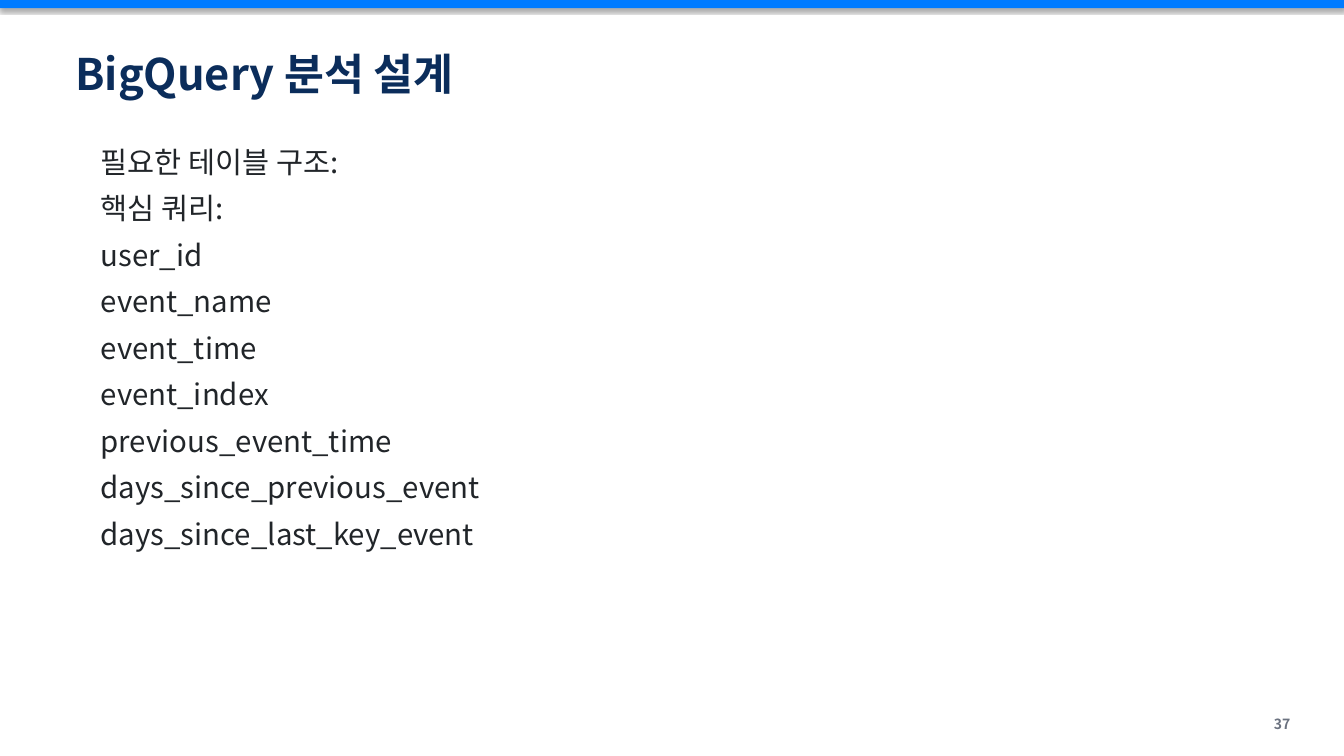
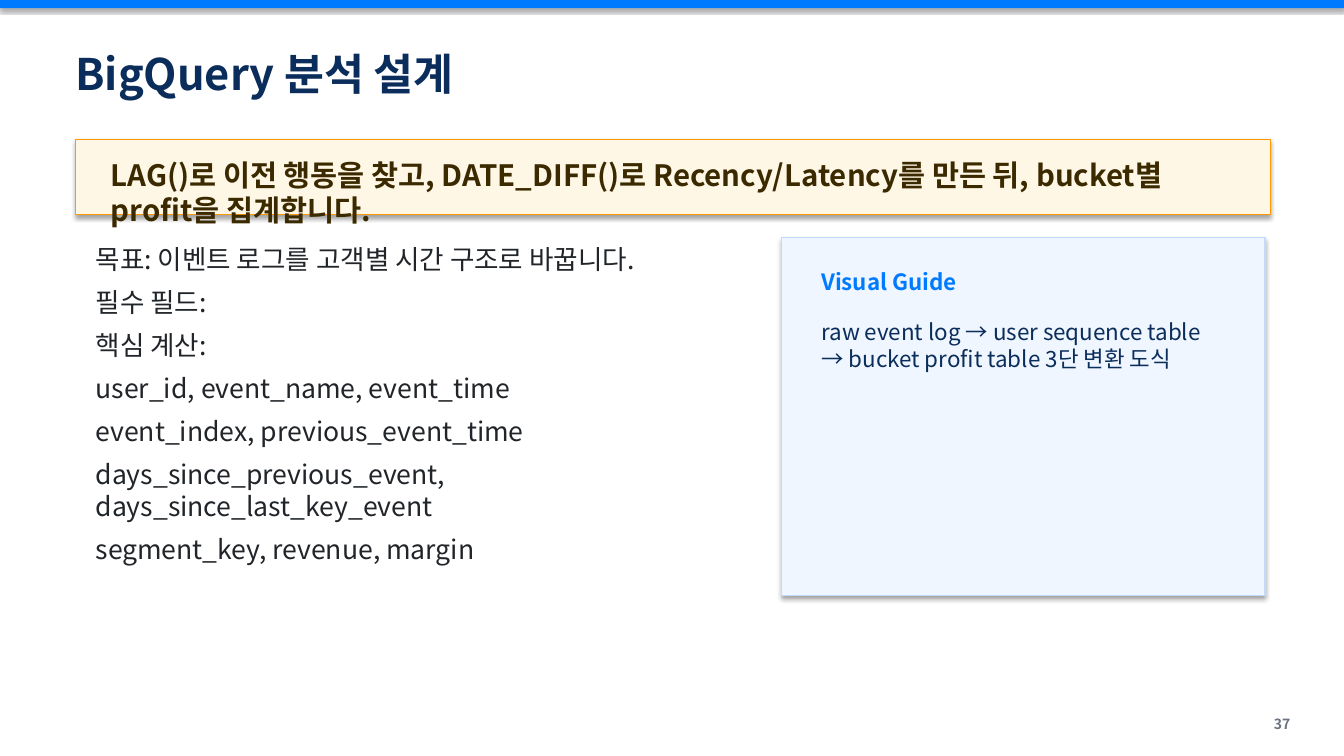
Before and after one commit to sykim-kr/Recency-latency-lecture, a slide deck: slide 38 of recency-latency-retention-crm-lecture-full-workshop-v3-final.pptx. Drawn at 1344x756 pixels with LibreOffice and Linux fonts; fonts in the diff are those of the drawing. Boxes give left, top, right and bottom in pixels: in the first picture for what was removed or moved away, otherwise in the second. Text is boxed around its words. In the diff, an @@ line names an element or a change of style, - is before the commit and + after.

```diff
--- a/recency-latency-retention-crm-lecture-full-workshop-v3-final.pptx
+++ b/recency-latency-retention-crm-lecture-full-workshop-v3-final.pptx
@@ rectangle added at <box>76,139,1270,215</box>, fill #FFF7E6, outline #FF9900 0.75 pt @@
@@ text added at <box>111,161,1162,228</box>, 21 pt, text #3B2A00, bold @@
+LAG()로 이전 행동을 찾고, DATE_DIFF()로 Recency/Latency를 만든 뒤, bucket별 profit을 집계합니다.
@@ rectangle added at <box>781,238,1265,596</box>, fill #EFF6FF, outline #BFDBFE 0.75 pt @@
@@ text at <box>96,247,634,566</box>: text changed; size 21 to 19 pt @@
-필요한 테이블 구조:
-핵심 쿼리:
-user_id
-event_name
-event_time
-event_index
-previous_event_time
-days_since_previous_event
-days_since_last_key_event
+목표: 이벤트 로그를 고객별 시간 구조로 바꿉니다.
+필수 필드:
+핵심 계산:
+user_id, event_name, event_time
+event_index, previous_event_time
+days_since_previous_event, days_since_last_key_event
+segment_key, revenue, margin
@@ text added at <box>821,272,956,291</box>, 16 pt, text #007BFF, bold @@
+Visual Guide
@@ text added at <box>821,322,1201,372</box>, 16 pt, text #0B2D5B @@
+raw event log → user sequence table → bucket profit table 3단 변환 도식
```
Also in this commit, not shown: 3 other slides changed, 3 other files.
